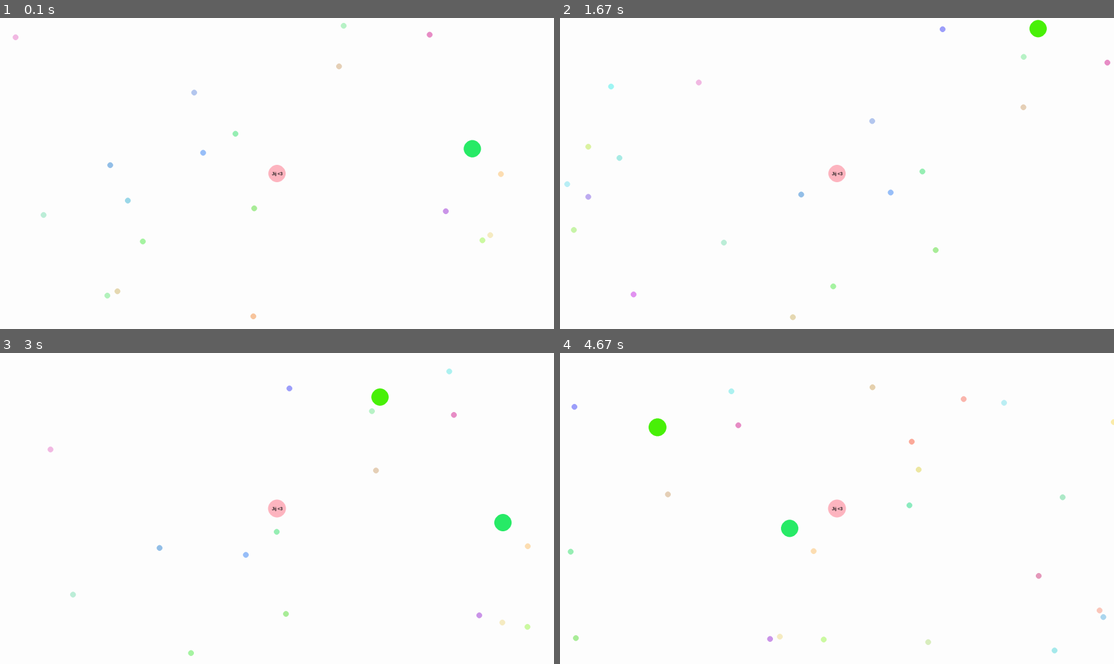
Above: before the commit, frames 1-4 (two rows, left to right).
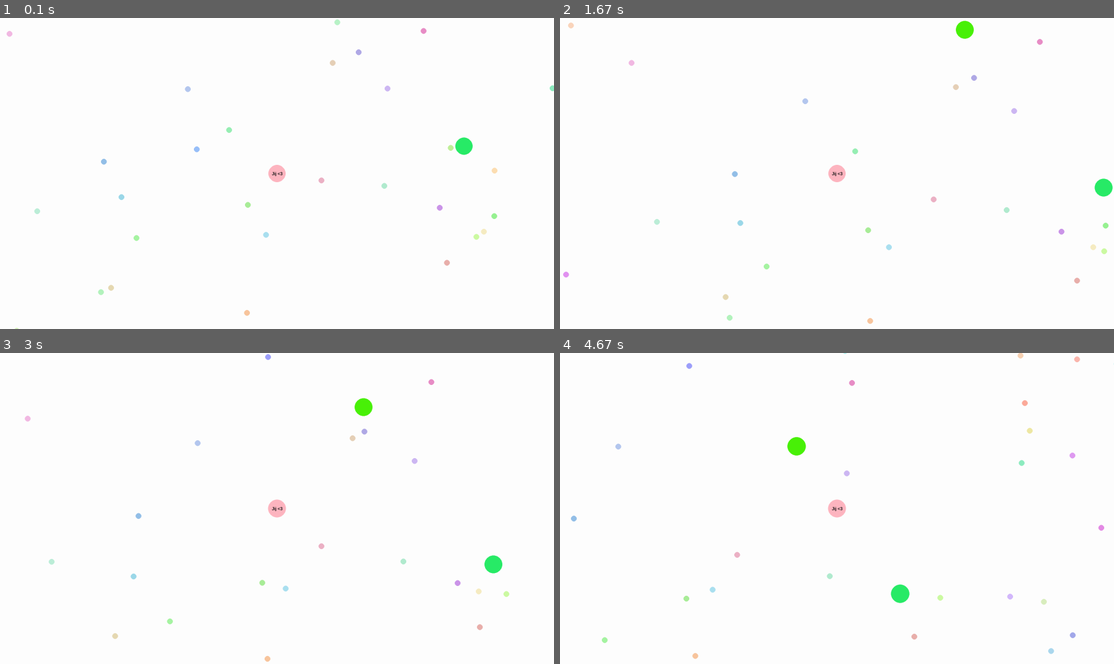
Above: after the commit, the same moments.

Repository: vpetrova23/Softeng-game-w6-7
Game: pygame game, started from main.py
The game is run twice, just before and just after one commit, with the same random seed, the same clock (stepped at 60 frames per second) and the same inputs.
Inputs (mouse positions are in pixels of both pictures, inside the frame that each line leads up to):
- Up to frame 1 (0.1 s): no input
- Up to frame 2 (1.67 s): move the mouse to (814, 189) at 0.37 s; move the mouse to (704, 176) at 0.87 s; move the mouse to (920, 64) at 1.2 s
- Up to frame 3 (3 s): move the mouse to (288, 402) at 1.7 s; move the mouse to (282, 542) at 2.27 s; move the mouse to (421, 558) at 2.6 s
- Up to frame 4 (4.67 s): move the mouse to (981, 480) at 3.03 s; move the mouse to (1036, 483) at 3.43 s; move the mouse to (1030, 570) at 4.1 s; move the mouse to (859, 496) at 4.5 s

The runs differ from the first frame. In frame 1, 0.9% of the frame differs, in the area x 1-100%, y 0-100%; in frame 2, 1.2%; in frame 3, 1.2%; in frame 4, 1.4%, in the area x 1-100%, y 0-99%.

Commit message:
snelheid van enemies aangepast + chase

Diff:
--- a/enemy.py
+++ b/enemy.py
@@ -3,7 +3,7 @@
 import math
 import random
 import colorsys
-from settings import ENTITY_START_RADIUS, WORLD_WIDTH, WORLD_HEIGHT, ENEMY_ACCEL_RANGE, ENEMY_START_VELOCITY_RANGE
+from settings import ENEMY_START_SPEED, ENEMY_CHASE_STRENGTH, ENEMY_START_VELOCITY_RANGE
 
 def random_kleur():
     tint = random.random()
@@ -16,15 +16,26 @@
 class Enemy(Entity):
     def __init__(self, pos_x, pos_y):
         # Kies een willekeurige positie binnen de wereld
-        super().__init__(pos_x, pos_y, color=random_kleur())
+        super().__init__(pos_x, pos_y, color=random_kleur(), start_speed=ENEMY_START_SPEED)
+        self.speed = ENEMY_START_SPEED
         self.vx = random.uniform(ENEMY_START_VELOCITY_RANGE[0], ENEMY_START_VELOCITY_RANGE[1])
         self.vy = random.uniform(ENEMY_START_VELOCITY_RANGE[0], ENEMY_START_VELOCITY_RANGE[1])
 
 
 
-    def move(self, delta_tijd):
-        self.vx += random.uniform(ENEMY_ACCEL_RANGE[0], ENEMY_ACCEL_RANGE[1]) * delta_tijd
-        self.vy += random.uniform(ENEMY_ACCEL_RANGE[0], ENEMY_ACCEL_RANGE[1]) * delta_tijd
+    def move(self, delta_tijd, foods):
+        if foods:
+            target = min(foods, key=lambda food: self.distance_to(food))
+            dx = target.pos_x - self.pos_x
+            dy = target.pos_y - self.pos_y
+            distance = math.hypot(dx, dy)
+
+            if distance > 0:
+                dx /= distance
+                dy /= distance
+
+                self.vx = dx * self.speed * ENEMY_CHASE_STRENGTH
+                self.vy = dy * self.speed * ENEMY_CHASE_STRENGTH
 
         # werkelijke verplaatsing (snelheid * tijd)
         self.pos_x += self.vx * delta_tijd
--- a/entity.py
+++ b/entity.py
@@ -1,13 +1,15 @@
 import pygame
-from settings import ENTITY_START_RADIUS, GROWTH_RATE, ENTITY_START_SPEED, SPEED_DECREASE_RATE, EAT_RATIO, WORLD_HEIGHT, WORLD_WIDTH
+from settings import ENTITY_START_RADIUS, GROWTH_RATE, ENEMY_START_SPEED, PLAYER_START_SPEED, SPEED_DECREASE_RATE, EAT_RATIO, WORLD_HEIGHT, WORLD_WIDTH
 
 class Entity:
-    def __init__(self, pos_x, pos_y, color):
+    def __init__(self, pos_x, pos_y, color, start_speed):
         self.pos_x = pos_x
         self.pos_y = pos_y
         self.color = color
         self.radius = ENTITY_START_RADIUS
-        self.speed = ENTITY_START_SPEED
+
+        self.start_speed = start_speed
+        self.speed = start_speed
         self.vx = 0.0
         self.vy = 0.0
 
@@ -59,4 +61,4 @@
 
     def speed_decrease(self):
         # Verminder de snelheid van de entity als die groter wordt
-        self.speed = ENTITY_START_SPEED / (1 + self.radius * SPEED_DECREASE_RATE)
+        self.speed = self.start_speed / (1 + self.radius * SPEED_DECREASE_RATE)
--- a/player.py
+++ b/player.py
@@ -1,5 +1,5 @@
 from entity import Entity
-from settings import ENTITY_START_RADIUS, PLAYER_COLOR, WORLD_HEIGHT, WORLD_WIDTH, SCREEN_HEIGHT, SCREEN_WIDTH
+from settings import PLAYER_START_SPEED, PLAYER_COLOR, WORLD_HEIGHT, WORLD_WIDTH, SCREEN_HEIGHT, SCREEN_WIDTH
 import pygame
 import math
 
@@ -9,8 +9,8 @@
         self.name = "Jij <3" # Om aan te tonen wie je bent
         pos_x = WORLD_WIDTH // 2
         pos_y = WORLD_HEIGHT // 2
-        super().__init__(pos_x, pos_y, color=PLAYER_COLOR)
-
+        super().__init__(pos_x, pos_y, color=PLAYER_COLOR, start_speed=PLAYER_START_SPEED)
+        self.speed = PLAYER_START_SPEED
         # Start snelheid is 0 omdat de speler alleen beweegt als de muis beweegt
         self.vx = 0.0
         self.vy = 0.0
--- a/settings.py
+++ b/settings.py
@@ -16,6 +16,7 @@
 # Speler instellingen
 # ---------------------------
 PLAYER_COLOR = (255, 182, 193)
+PLAYER_START_SPEED = 5
 
 # Enemy instellingen
 # ---------------------------
@@ -23,11 +24,11 @@
 ENEMY_SPAWN_MARGIN = 0
 ENEMY_ACCEL_RANGE = (-30.0, 30.0)
 ENEMY_START_VELOCITY_RANGE = (-50.0, 50.0)
-
+ENEMY_CHASE_STRENGTH = 1.4
+ENEMY_START_SPEED = 60
 # Entity instellingen
 # ---------------------------
 ENTITY_START_RADIUS = 30
-ENTITY_START_SPEED = 10
 SPEED_DECREASE_RATE = 0.001
 GROWTH_RATE = 0.5
 EAT_RATIO = 1.1
@@ -35,7 +36,7 @@
 # Voedsel instellingen
 # ---------------------------
 FOOD_RADIUS = 10
-FOOD_COUNT = 300
+FOOD_COUNT = 500
 FOOD_ACCEL_RANGE = (-25.0, 25.0)
 FOOD_MOVE = (-10.0, 10.0)
 FOOD_SPAWN_MARGIN = 0
--- a/world.py
+++ b/world.py
@@ -42,7 +42,7 @@
 
         # Update enemies
         for enemy in self.enemies:
-            enemy.move(delta_tijd)
+            enemy.move(delta_tijd, self.foods)
             enemy.eat_food(self.foods)
             enemy.handle_borders()
 
